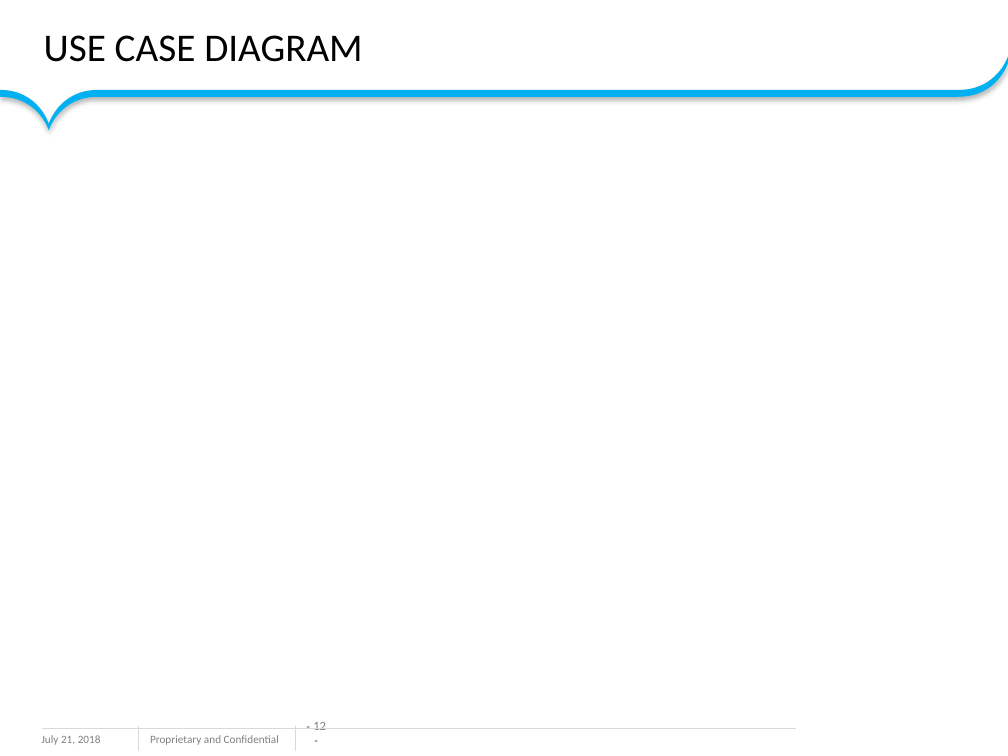
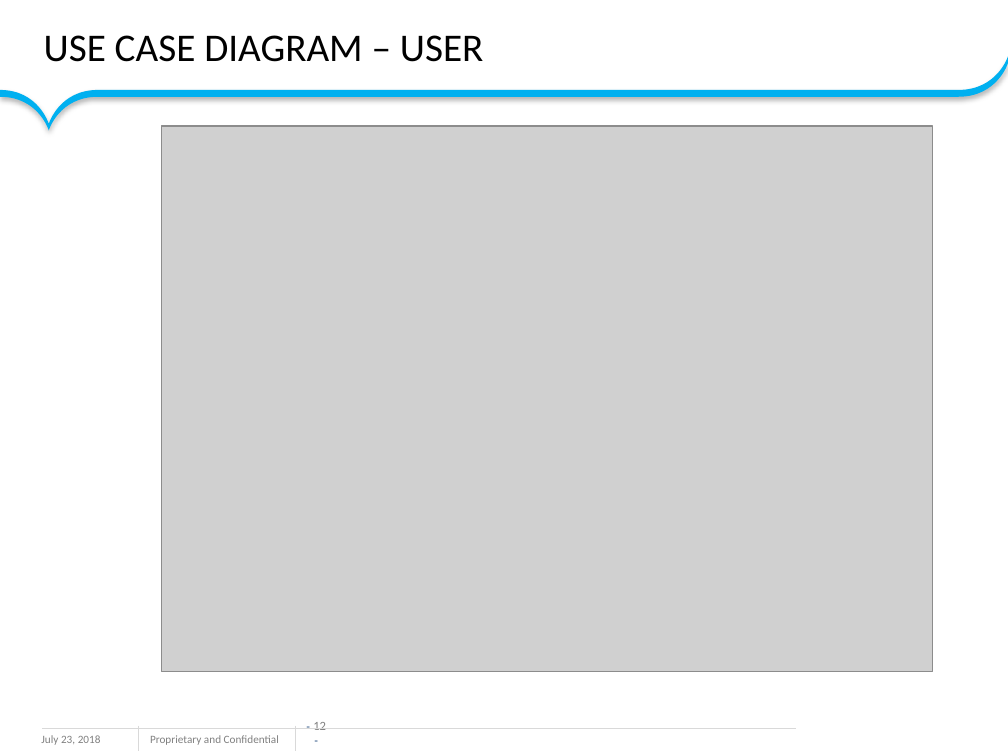
Before and after one commit to sarulatharaji/Miniproject, a slide deck: slide 12 of Online banking ppt.pptx. Drawn at 1008x756 pixels with LibreOffice and Linux fonts; fonts in the diff are those of the drawing; grey boxes stand for pictures; background and template pictures are left out. Boxes give left, top, right and bottom in pixels: in the first picture for what was removed or moved away, otherwise in the second. Text is boxed around its words. In the diff, an @@ line names an element or a change of style, - is before the commit and + after.

```diff
--- a/Online banking ppt.pptx
+++ b/Online banking ppt.pptx
@@ title at [44,35,483,62]: text changed @@
-USE CASE DIAGRAM
+USE CASE DIAGRAM – USER
@@ picture added at [161,126,932,671] @@
@@ text at [41,735,101,745]: text changed @@
-July 21, 2018
+July 23, 2018
```
Also in this commit, not shown: 21 other slides changed, 3 slides added, 5 other files.
